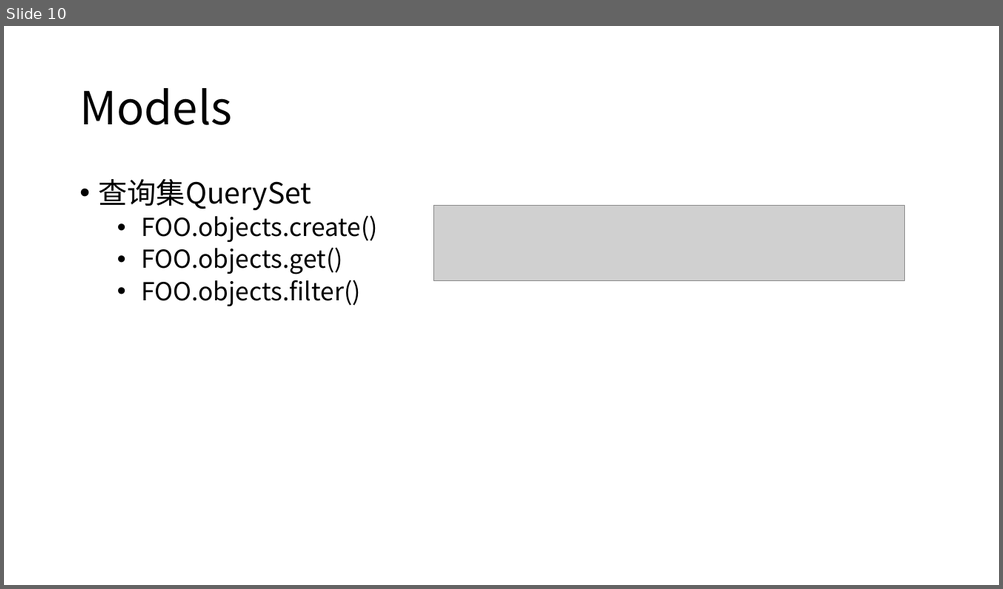
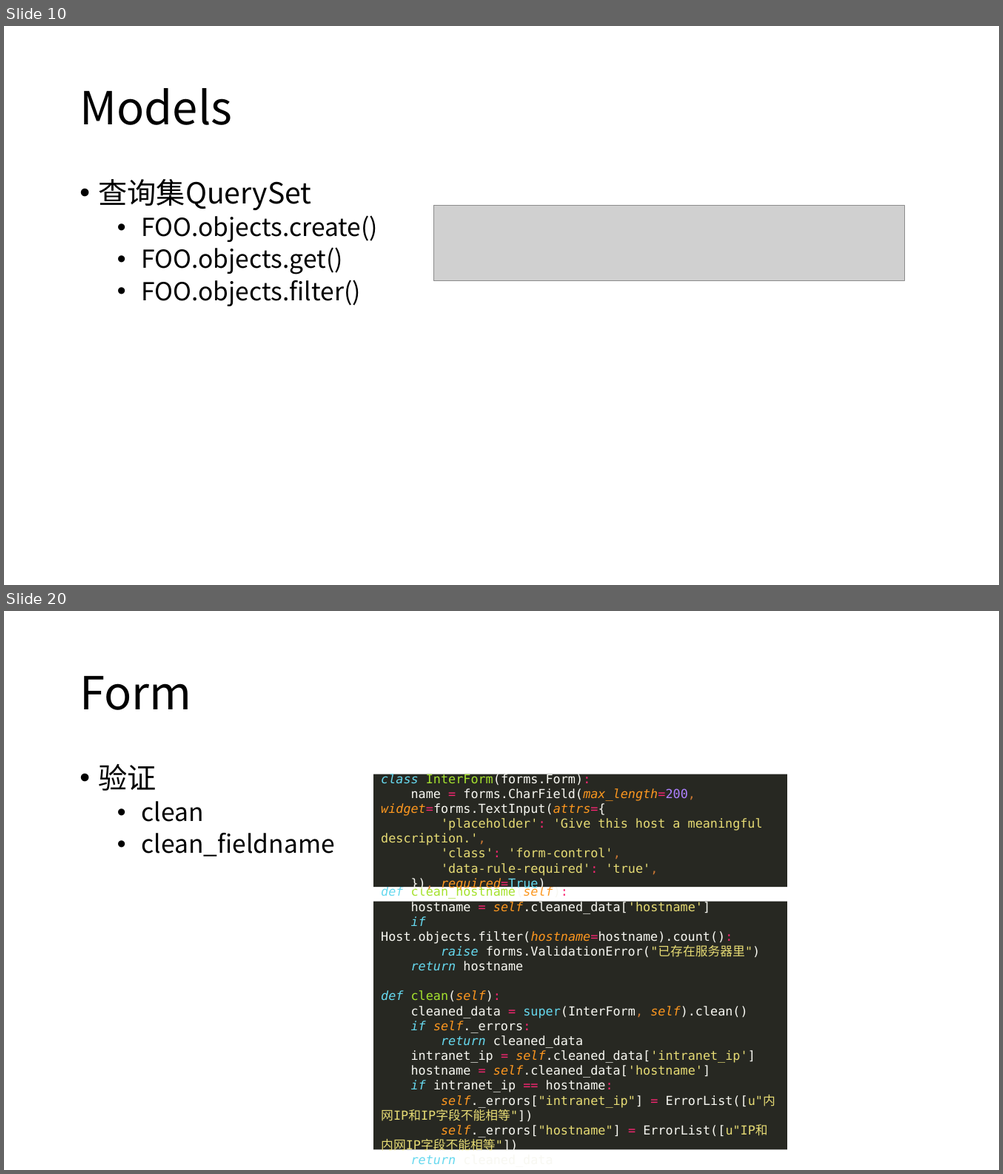
Before and after one commit to renqHIT/DemoQ, a slide deck: Django.pptx. Shown one above the other, each under a label of ours: slide 10 before the commit, slides 10 and 20 after it; the slides between them are not shown. The pictures are 1003x589 and 1003x1174 pixels, drawn with LibreOffice and Linux fonts; fonts in the diff are those of the drawing; grey boxes stand for pictures. Boxes give left, top, right and bottom in pixels: in the first picture for what was removed or moved away, otherwise in the second. Text is boxed around its words. In the diff, an @@ line names an element or a change of style, - is before the commit and + after.

```diff
--- a/Django.pptx
+++ b/Django.pptx
@@ slide 20 added at <box>4,611,999,1170</box>, background #FFFFFF @@
@@ title added at <box>79,676,191,710</box>, 44 pt, text #000000 @@
+Form
@@ text added at <box>99,764,335,857</box>, 24 pt, text #000000 @@
+• 验证
+  • clean
+  • clean_fieldname
@@ rectangle added at <box>373,775,787,887</box>, fill #272822, 12 pt, text #E6DB74 @@
+class InterForm(forms.Form):
+name = forms.CharField(max_length=200, widget=forms.TextInput(attrs={
+'placeholder': 'Give this host a meaningful description.',
+'class': 'form-control',
+'data-rule-required': 'true',
+}), required=True)
@@ rectangle added at <box>373,902,787,1150</box>, fill #272822, 12 pt, text #F8F8F2 @@
+def clean_hostname(self):
+hostname = self.cleaned_data['hostname']
+if Host.objects.filter(hostname=hostname).count():
+raise forms.ValidationError("已存在服务器里")
+return hostname
+def clean(self):
+cleaned_data = super(InterForm, self).clean()
+if self._errors:
+return cleaned_data
+intranet_ip = self.cleaned_data['intranet_ip']
+hostname = self.cleaned_data['hostname']
+if intranet_ip == hostname:
+self._errors["intranet_ip"] = ErrorList([u"内网IP和IP字段不能相等"])
+self._errors["hostname"] = ErrorList([u"IP和内网IP字段不能相等"])
+return cleaned_data
```
Also in this commit, not shown: 3 slides changed, 9 other slides added, 6 slides removed.
